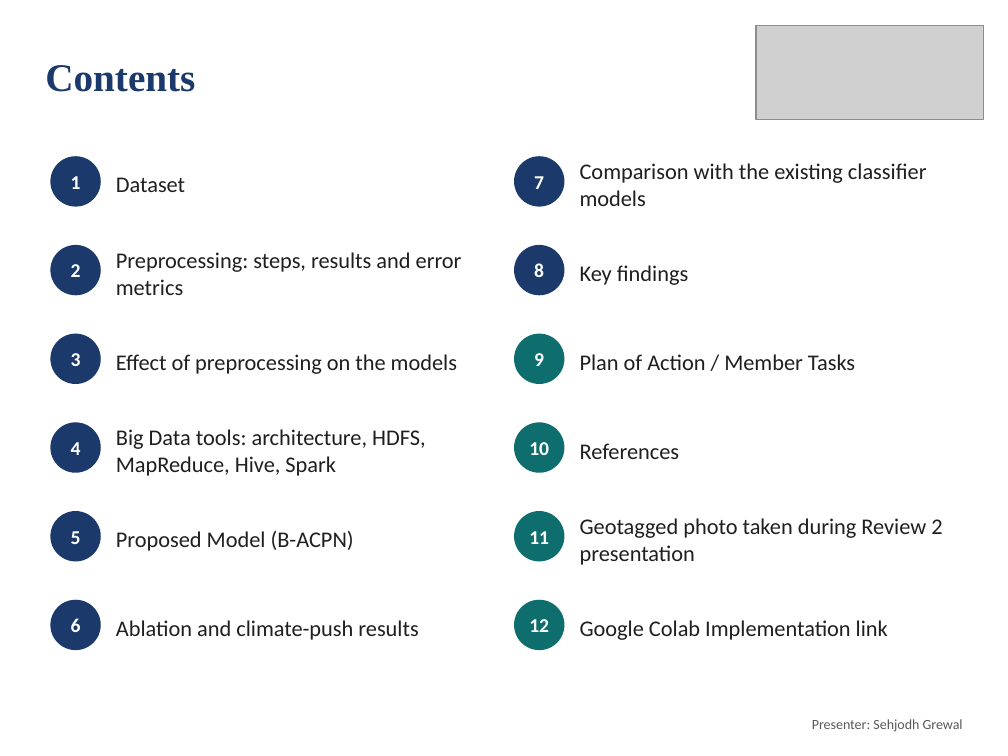
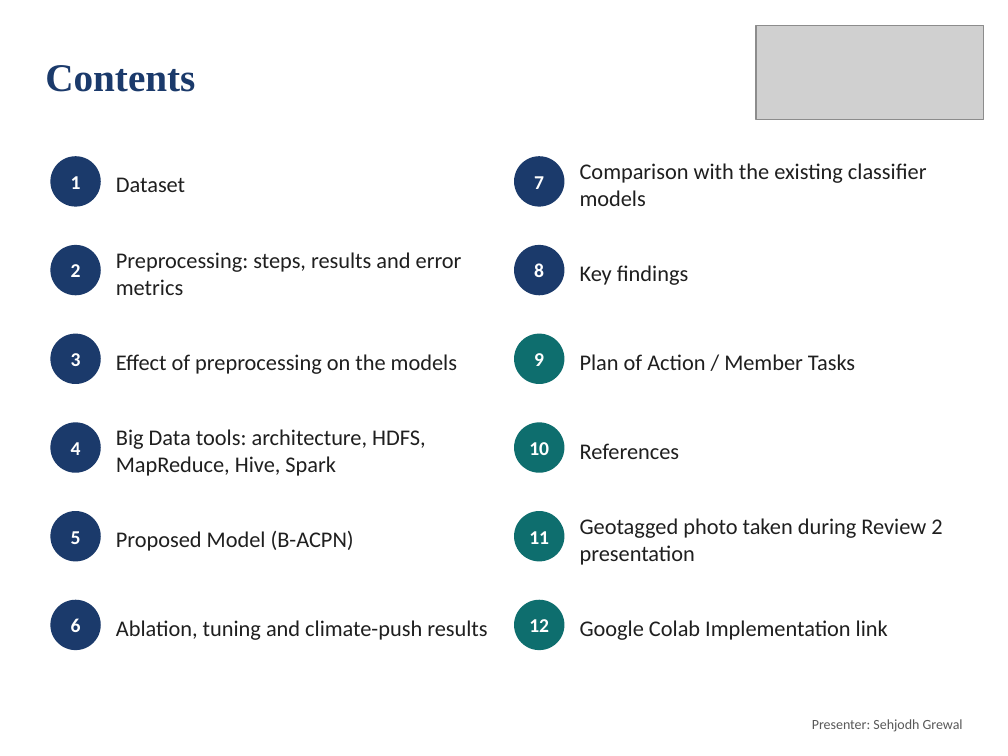
Before and after one commit to deepankarkumar1310/hadoop-ml-algorithm-, a slide deck: slide 2 of docs/Review2_Deck.pptx. Drawn at 1008x756 pixels with LibreOffice and Linux fonts; fonts in the diff are those of the drawing; grey boxes stand for pictures. Boxes give left, top, right and bottom in pixels: in the first picture for what was removed or moved away, otherwise in the second. Text is boxed around its words. In the diff, an @@ line names an element or a change of style, - is before the commit and + after.

Commit message:
Review 3: B-ACPN tuning results (18 settings), tuning slide, paper and report sections

```diff
--- a/docs/Review2_Deck.pptx
+++ b/docs/Review2_Deck.pptx
@@ text at [116,620,487,640]: text changed @@
-Ablation and climate-push results
+Ablation, tuning and climate-push results
```
Also in this commit, not shown: 1 other slide changed, 1 slide added, 9 other files.
